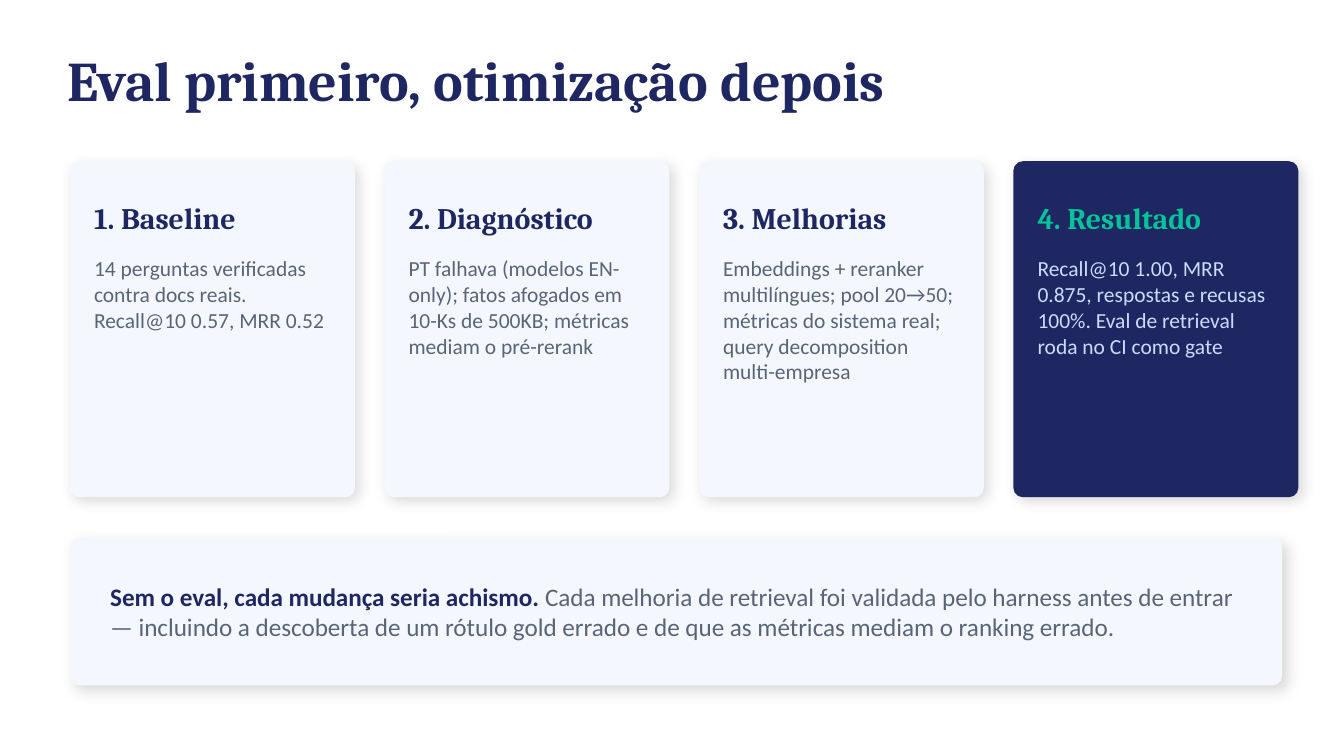
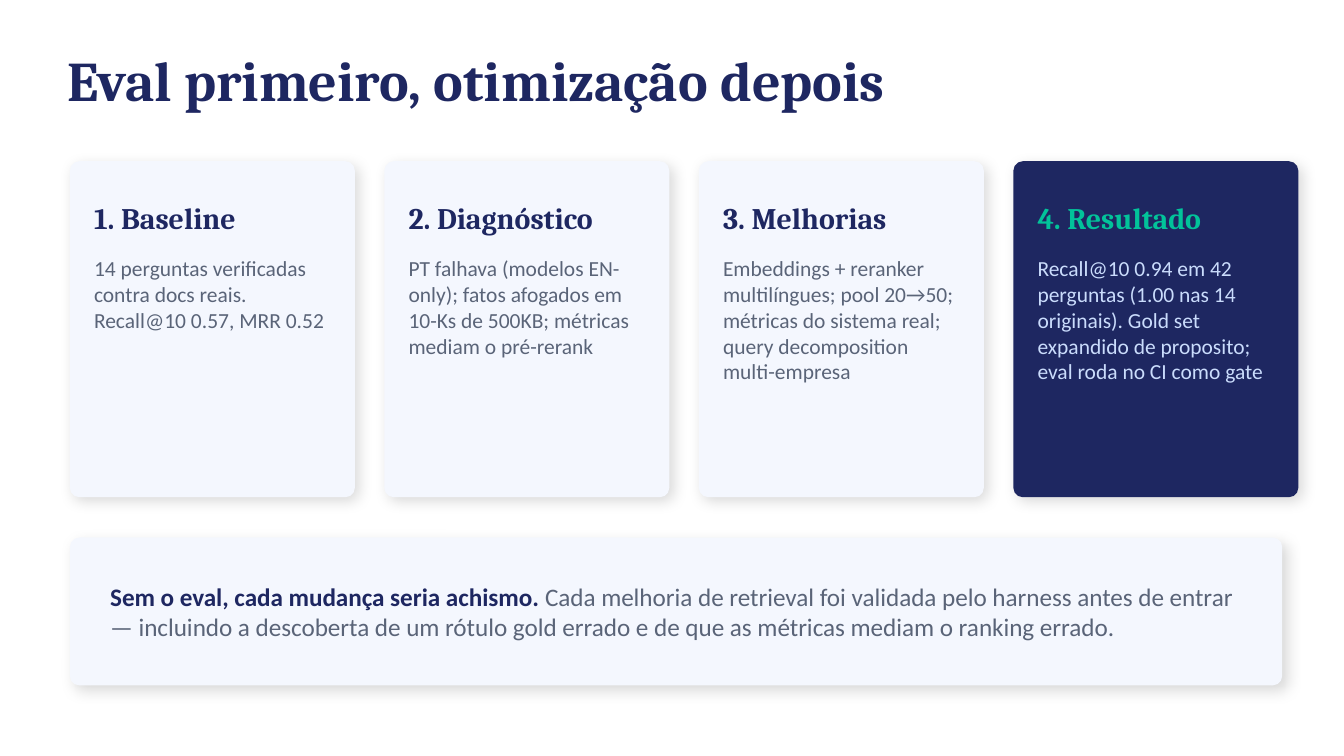
Before and after one commit to vhenequim/legacy-capital-case, a slide deck: slide 5 of docs/apresentacao_legacy_case.pptx. Drawn at 1344x756 pixels with LibreOffice and Linux fonts; fonts in the diff are those of the drawing. Boxes give left, top, right and bottom in pixels: in the first picture for what was removed or moved away, otherwise in the second. Text is boxed around its words. In the diff, an @@ line names an element or a change of style, - is before the commit and + after.

```diff
--- a/docs/apresentacao_legacy_case.pptx
+++ b/docs/apresentacao_legacy_case.pptx
@@ text at [1038,261,1262,383]: text changed @@
-Recall@10 1.00, MRR 0.875, respostas e recusas 100%. Eval de retrieval roda no CI como gate
+Recall@10 0.94 em 42 perguntas (1.00 nas 14 originais). Gold set expandido de proposito; eval roda no CI como gate
```
Also in this commit, not shown: 2 other slides changed, 9 other files.
